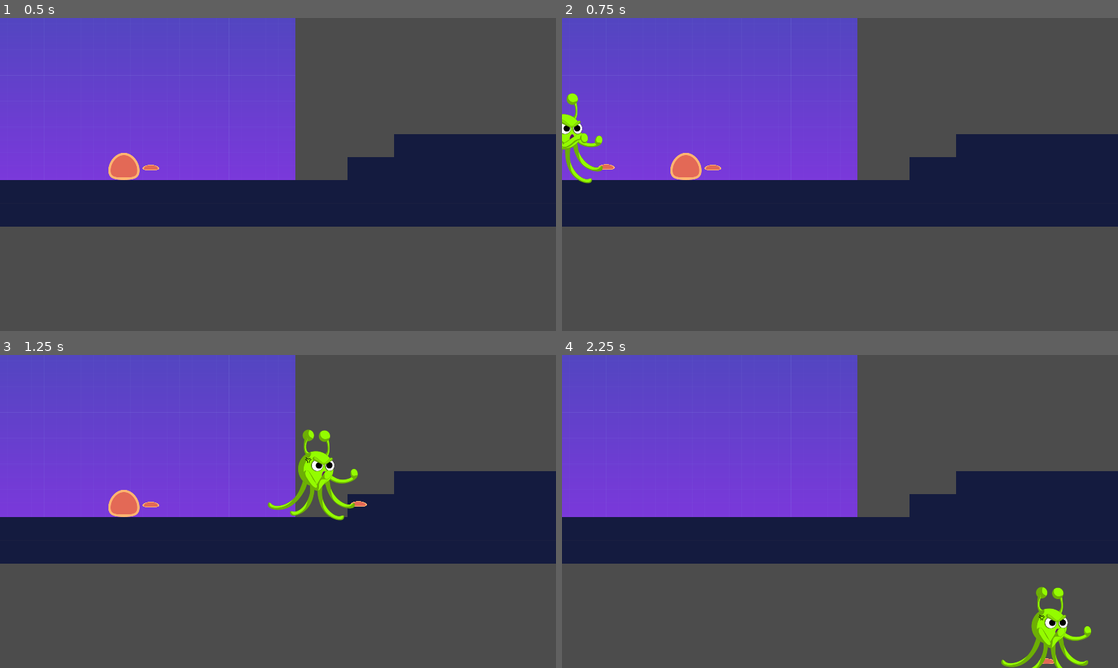
Above: before the commit, frames 1-4 (two rows, left to right).
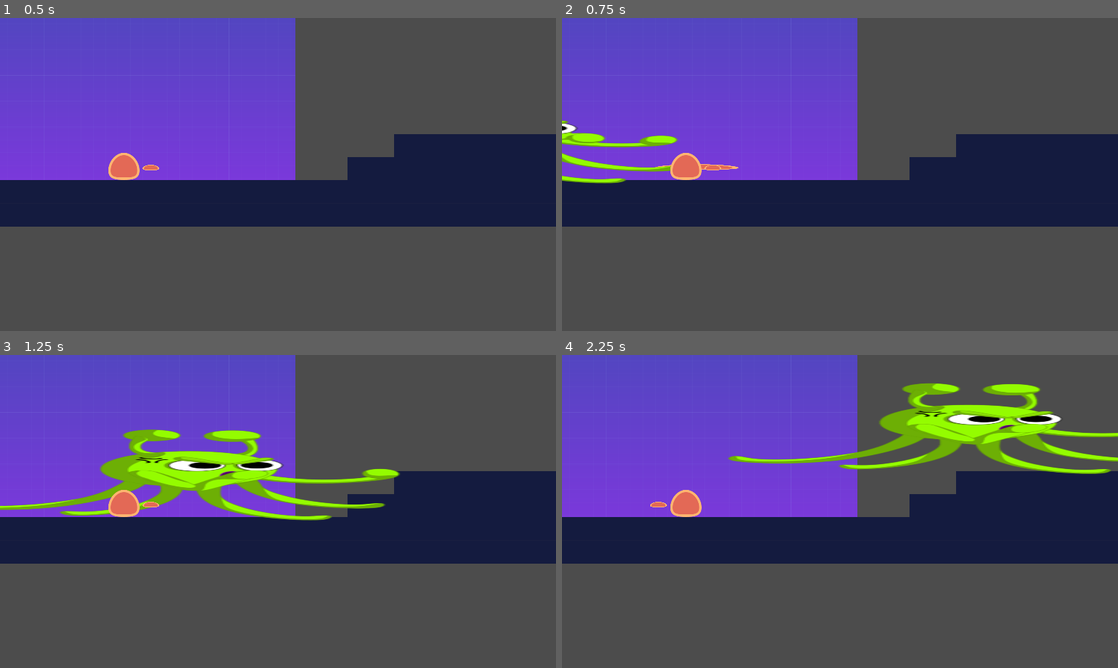
Above: after the commit, the same moments.

Repository: kigari94/IAS
Game: Godot game, scene res://src/Levels/Level01.tscn
Two runs of this game, one before a commit and one after it. Both use one fixed random seed, a clock stepped at 60 frames per second and the inputs below. This scene is started directly instead of the project's main scene.
Inputs:
- Up to frame 1 (0.5 s): no input
- Up to frame 2 (0.75 s): tap Enter at 0.5 s; hold D (move_right) from 0.53 s (still down); hold Space (attack) from 0.53 s (still down)
- Up to frame 3 (1.25 s): keep holding D (move_right); keep holding Space (attack); tap W (jump) at 0.77 s
- Up to frame 4 (2.25 s): release Space (attack) at 1.28 s; tap Space (attack) at 1.35 s; tap W (jump) at 1.52 s; release D (move_right) at 2.03 s; hold A (move_left) from 2.03 s (still down); hold Left (move_left_p2) from 2.03 s (still down)

Frame 1 is identical in both runs. In frame 2, 1.5% of the frame differs, in the area x 0-32%, y 24-53%; in frame 3, 7.4%; in frame 4, 7.9%, in the area x 15-100%, y 9-100%.
Error after the commit: Attempt to call function 'set_target' in base 'null instance' on a null instance. (res://src/Actors/Player2.gd:68)

Commit message:
player damage only when attack animation runs try to mirror sprite when changing direction

Diff:
--- a/src/Actors/Player.gd
+++ b/src/Actors/Player.gd
@@ -12,10 +12,8 @@
 
 
 func _ready() -> void:
-	var weapon_instance = load(weapon_scene_path).instance()
-	var weapon_anchor = $WeaponSpawnLocation/WeaponAnchorPoint
-	weapon_anchor.add_child(weapon_instance)
-	player_weapon = weapon_anchor.get_child(0)
+
+
 	#player_weapon.connect("attack_finished", self, "on_player_weapon_attack_finished")
 	main_camera = get_node(camera)
 
@@ -37,10 +35,15 @@
 func _input(event: InputEvent) -> void:
 	if event.is_action_pressed("attack") and input_enabled == true: #and _current_state != _STATES.ATTACK:
 		#_current_state = _STATES.ATTACK
+		var weapon_instance = load(weapon_scene_path).instance()
+		var weapon_anchor = $WeaponSpawnLocation/WeaponAnchorPoint
+		weapon_anchor.add_child(weapon_instance)
+		player_weapon = weapon_anchor.get_child(0)
 		player_weapon.attack()
 		animation.play("Attack_Animation")
 
-#func on_player_weapon_attack_finished() -> void:
+func _on_attack_finished(Attack_Animation):
+	player_weapon.queue_free()
 	#_current_state = _STATES.IDLE
 
 # Calculating a Vector2, from the user inputs, as direction value for the player
@@ -94,8 +97,6 @@
 	input_enabled = true
 	self.position = respawn_position()
 
-#func on_player_weapon_attack_finished() -> void:
-	#_current_state = _STATES.IDLE
 
 func get_move_direction() ->Vector2:
 	return Vector2(
@@ -105,5 +106,7 @@
 func facing_direction(direction: float) -> void:
 	if direction > 0.0:
 		$WeaponSpawnLocation.scale.x = 1.0
+		self.scale.x = -5
 	elif direction < 0.0:
 		$WeaponSpawnLocation.scale.x = -1.0
+		self.scale.x = 5
--- a/src/Actors/Player.tscn
+++ b/src/Actors/Player.tscn
@@ -92,3 +92,4 @@
 
 [connection signal="area_entered" from="DangerDetector" to="." method="_on_DangerDetector_area_entered"]
 [connection signal="timeout" from="Timer" to="." method="_on_Timer_timeout"]
+[connection signal="animation_finished" from="AnimationPlayer" to="." method="_on_attack_finished"]
